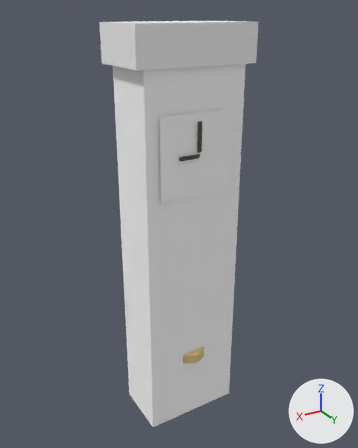
The glTF model assets/models/clock_grandfather.glb: old version first, new version second.
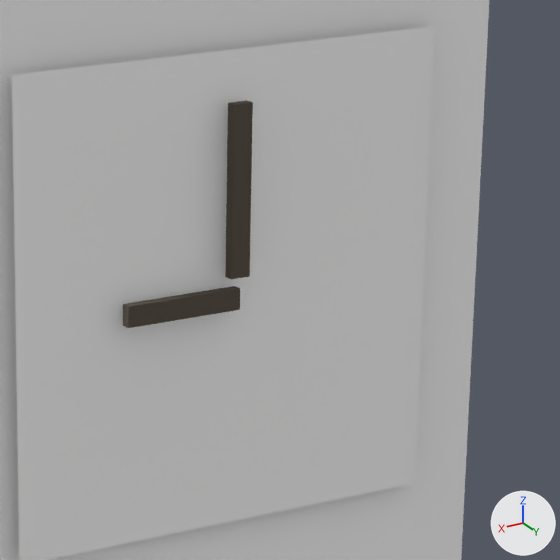
There are two pictures of each version: one whole from a camera (50 mm lens) standing at (1.399, 2.33, 2.451) and looking at (-0.011, -0.021, 1.276), one close up on the part from 44% to 71% of the width and 23% to 45% of the height. Arrows for +X, +Y and +Z are at lower right; the lights stay in place. The first two pictures are the older version. Vertices at exactly the same position are counted once.

In view in the first close-up: 'Body', 'Face'.
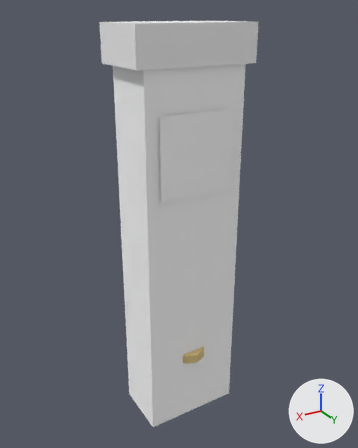
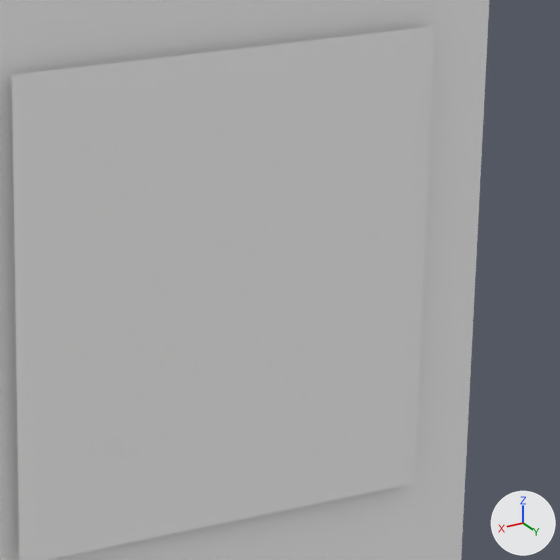
The change, as a diff of the scene's bpy script:
```diff
--- a/assets/models/clock_grandfather.glb.py
+++ b/assets/models/clock_grandfather.glb.py
@@ me_face_mesh @@
 # used by ob_face; location = (0.0, 0.0, 0.0)
-me_face_mesh.from_pydata(...)  # 20 vertices, 26 faces; spans x -0.225..0.225, y 0.19..0.21, z 1.525..1.975
+me_face_mesh.from_pydata(...)  # 4 vertices, 2 faces; spans x -0.225..0.225, y 0.19, z 1.525..1.975
+# me_face_mesh part 1: the loose piece of 8 vertices spanning x -0.01..0.01, y 0.2..0.21, z 1.77..1.93 is deleted
+# me_face_mesh part 2: the loose piece of 8 vertices spanning x 0.0..0.12, y 0.2..0.21, z 1.74..1.76 is deleted
 me_face_mesh.materials.append(mat_tex_metal_clock_face)
-me_face_mesh.materials.append(mat_flat)
```

Location of each change, [x1, y1, x2, y2] in pixels of the close-ups (560 x 560 px):
part 1 of me_face_mesh, deleted: before [225, 100, 253, 279]
part 2 of me_face_mesh, deleted: before [123, 286, 240, 328]
